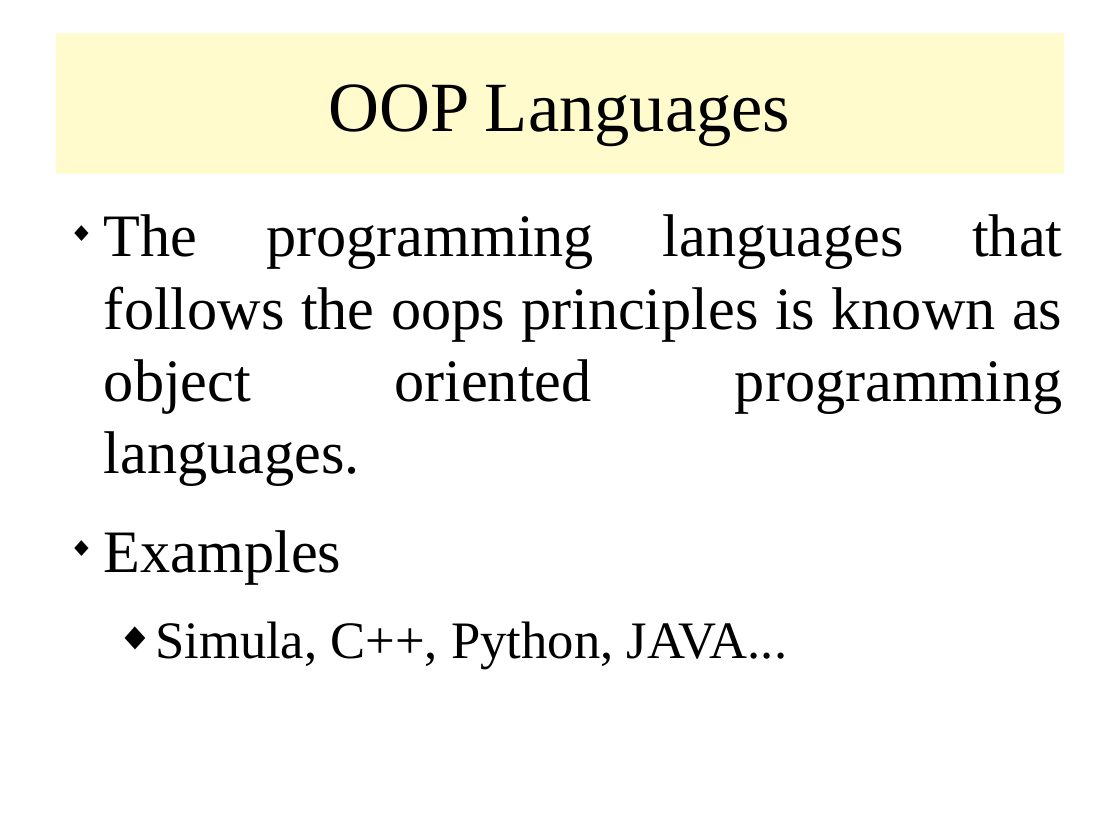
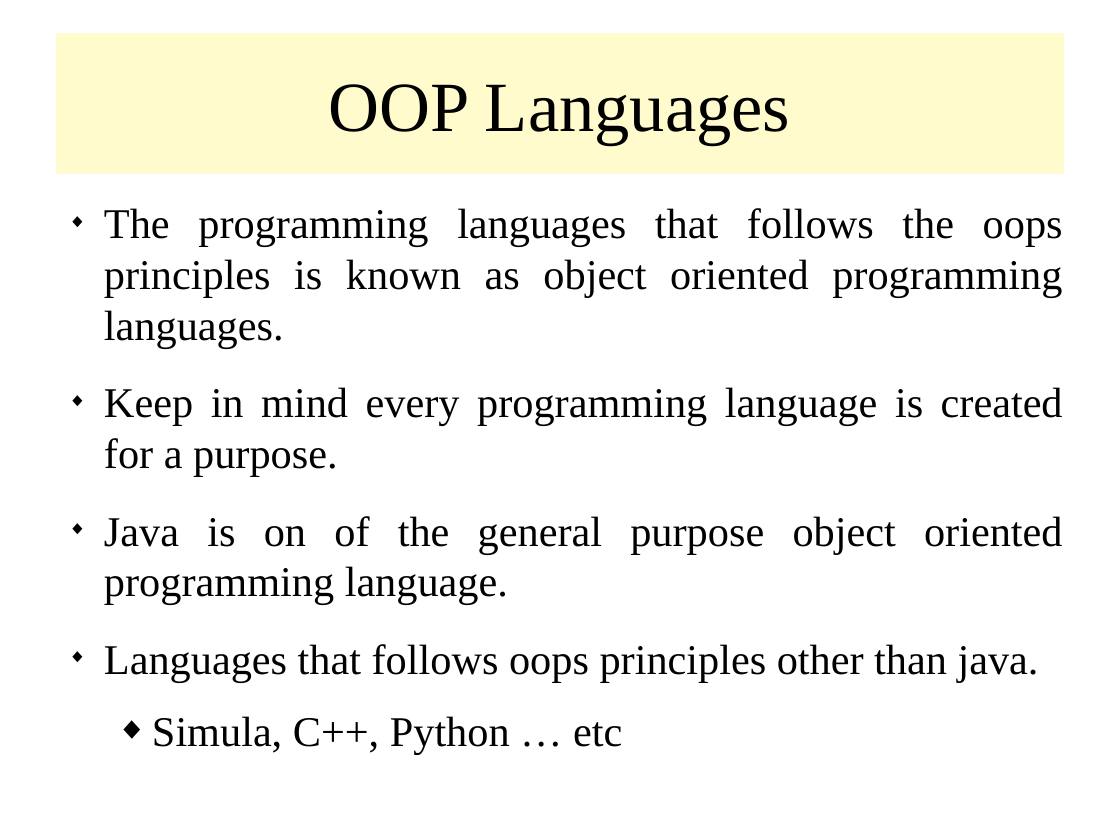
Before and after one commit to rajasekaran36/CS8392-OOPS, a slide deck: slide 5 of Slides/Unit 1/CS8392_U1_1_OOP_Intro.odp (slide 3 before the commit). Drawn at 1120x840 pixels with LibreOffice and Linux fonts; fonts in the diff are those of the drawing. Boxes give left, top, right and bottom in pixels: in the first picture for what was removed or moved away, otherwise in the second. Text is boxed around its words. In the diff, an @@ line names an element or a change of style, - is before the commit and + after.

```diff
--- a/Slides/Unit 1/CS8392_U1_1_OOP_Intro.odp
+++ b/Slides/Unit 1/CS8392_U1_1_OOP_Intro.odp
@@ text at (104, 208, 1063, 349): size 42.7 to 30 pt in "The programming languages that follows the oops ..." @@
@@ text at (104, 387, 1063, 683): text changed; size 37.3 to 30 pt @@
-◆ Examples
-  ◆ Simula, C++, Python, JAVA...
+◆ Keep in mind every programming language is created for a purpose.
+◆ Java is on of the general purpose object oriented programming language.
+◆ Languages that follows oops principles other than java.
+  ◆ Simula, C++, Python … etc
```
Also in this commit, not shown: 9 other slides changed, 2 slides added, 1 slide removed, 3 other files.
